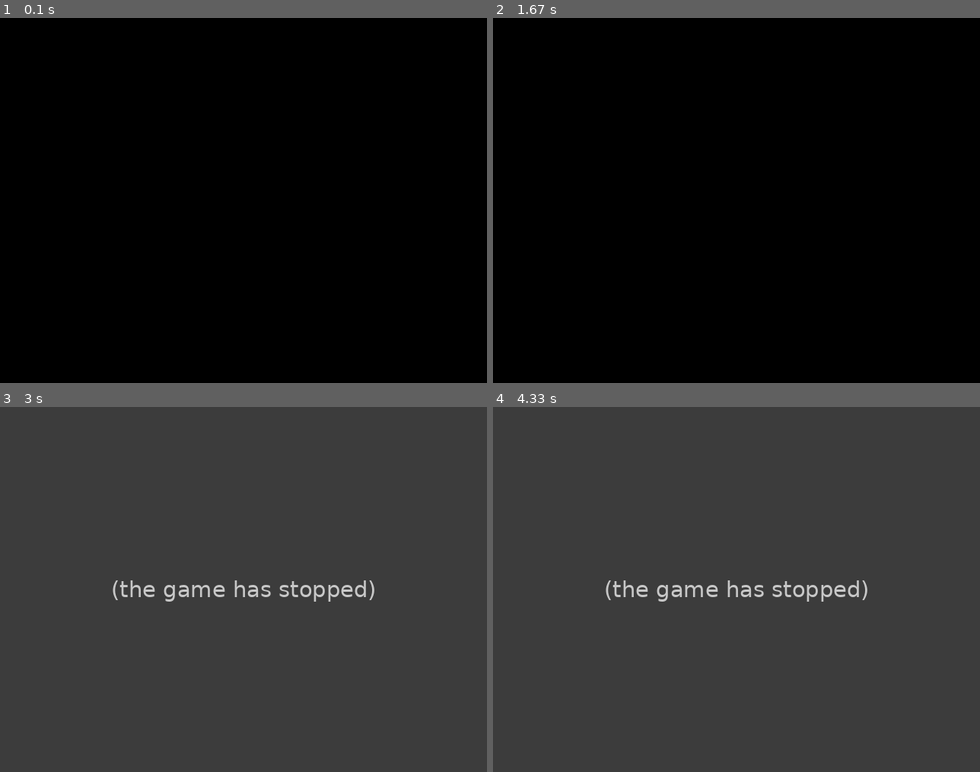
Above: before the commit, frames 1-4 (two rows, left to right).
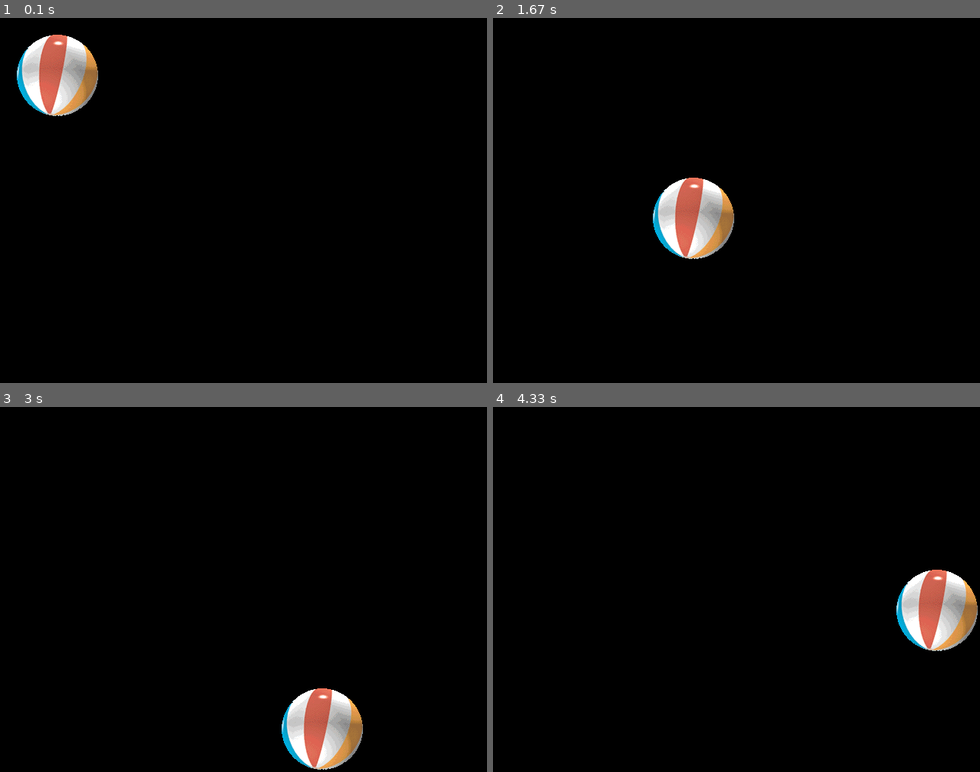
Above: after the commit, the same moments.

Repository: plevp/my_first_repo
Game: pygame game, started from pygame/t1.py
The game is run twice, just before and just after one commit, with the same random seed, the same clock (stepped at 60 frames per second) and the same inputs. The source is Python 2; it was converted automatically to run under Python 3.
Inputs:
- Up to frame 1 (0.1 s): no input
- Up to frame 2 (1.67 s): no input
- Up to frame 3 (3 s): no input
- Up to frame 4 (4.33 s): no input

The runs differ from the first frame. In frame 1, 2.9% of the frame differs, in the area x 3-21%, y 4-27%; in frame 2, 2.9%; in frame 3, 100%, in the area x 0-100%, y 0-100%; in frame 4, 100%.
Before the commit the program exited at 2 s; later frames show no game.

Commit message:
add t01 to matplotlib

Diff:
--- /dev/null
+++ b/matplotlib/t01.py
@@ -0,0 +1,24 @@
+import matplotlib.pyplot as plt
+
+
+#define some data
+x = [1,2,3,4]
+y = [20, 21, 20.5, 20.8]
+
+#plot data
+# plt.plot(x, y)
+plt.plot(x, y, linestyle="dashed", marker="*", color="green")
+
+plt.xlim(0.5, 4.5)
+plt.xticks([1,2,3,4])
+
+plt.ylim(19.9, 21.2)
+plt.yticks([20,21,20.5,20.8])
+plt.xlabel("This is X")
+plt.ylabel("This is Y")
+
+plt.title("Simple plot")
+
+
+#show plot
+plt.show()
--- a/pygame/t1.py
+++ b/pygame/t1.py
@@ -6,7 +6,31 @@
 
 size = width, height = 640, 480
 black = 0, 0, 0
+speed = [2,2]
 
 screen = pygame.display.set_mode(size)
-screen.fill(black)
-time.sleep(2)
+
+ball = pygame.image.load("ball.bmp")
+ballrect = ball.get_rect()
+
+print ball
+print ballrect
+
+while 1:
+    for event in pygame.event.get():
+        #print event.type
+        if event.type == pygame.QUIT: sys.exit()
+
+    ballrect = ballrect.move(speed)
+    if ballrect.left < 0 or ballrect.right > width:
+        speed[0] = -speed[0]
+    if ballrect.top < 0 or ballrect.bottom > height:
+        speed[1] = -speed[1]
+
+    screen.fill(black)
+    screen.blit(ball, ballrect)
+    pygame.display.flip()
+
+
+
+#time.sleep(2)
--- a/pygame/teste.py
+++ b/pygame/teste.py
@@ -12,6 +12,7 @@
 
 while 1:
     for event in pygame.event.get():
+        print event.type
         if event.type == pygame.QUIT: sys.exit()
 
     ballrect = ballrect.move(speed)
